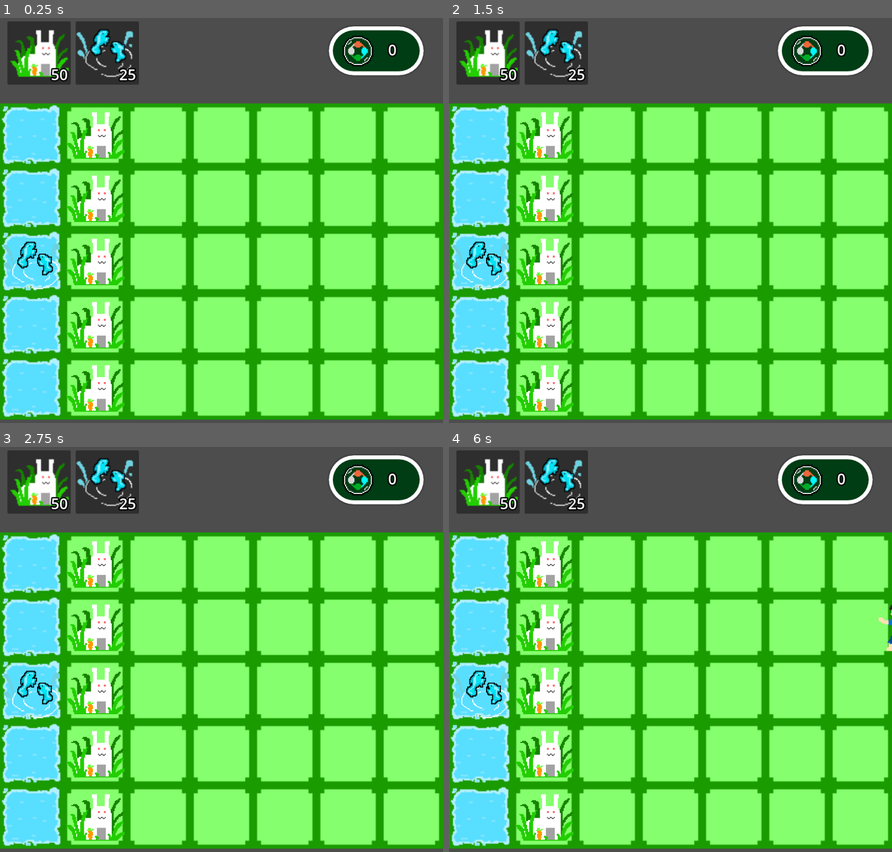
Above: before the commit, frames 1-4 (two rows, left to right).
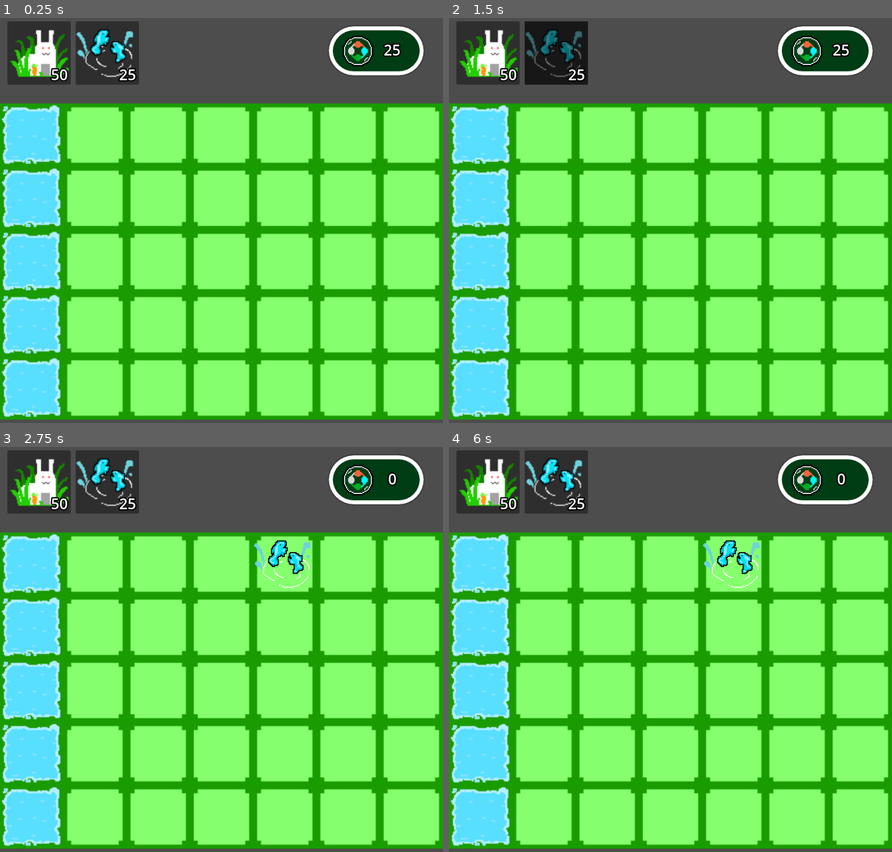
Above: after the commit, the same moments.

Repository: DevTakao/my-td
Game: Godot game, scene res://main.tscn
Two runs of this game, one before a commit and one after it. Both use one fixed random seed, a clock stepped at 60 frames per second and the inputs below.
Inputs (mouse positions are in pixels of both pictures, inside the frame that each line leads up to):
- Up to frame 1 (0.25 s): no input
- Up to frame 2 (1.5 s): tap Enter at 0.5 s; move the mouse to (488, 54) at 0.52 s; click (488, 54) at 0.67 s; tap Space at 1.25 s; move the mouse to (555, 54) at 1.27 s; click (555, 54) at 1.42 s
- Up to frame 3 (2.75 s): tap Enter at 2 s; move the mouse to (265, 552) at 2.02 s; click (265, 552) at 2.17 s
- Up to frame 4 (6 s): tap Space at 2.75, 4.25 s; move the mouse to (648, 726) at 2.77 s; click (648, 726) at 2.92 s; tap Enter at 3.5 s; move the mouse to (803, 706) at 3.52 s; click (803, 706) at 3.67 s; move the mouse to (537, 584) at 4.27 s; click (537, 584) at 4.42 s; move the mouse to (692, 645) at 5.02 s; click (692, 645) at 5.17 s; move the mouse to (604, 540) at 5.77 s; click (604, 540) at 5.92 s

The runs differ from the first frame. In frame 1, 5.4% of the frame differs, in the area x 0-91%, y 6-98%; in frame 2, 5.9%, in the area x 0-91%, y 0-98%; in frame 3, 5.8%; in frame 4, 5.9%.

Commit message:
fix: wave bug and cell 0,0 bug

Diff:
--- a/GameManager.gd
+++ b/GameManager.gd
@@ -4,7 +4,7 @@
 var action = 'default'
 var picked_defender = null
 
-var collected_essence = 0
+var collected_essence = 25
 var pending_cost = 0
 
 func check_enough_essence(cost: int):
--- a/defenders/defender_placer.gd
+++ b/defenders/defender_placer.gd
@@ -20,7 +20,7 @@
 	return clicked_cell
 
 func add_defender_to_cell(defender: Node, cell: Vector2i):
-	if cell:
+	if cell is Vector2i:
 		var cell_position = TILEMAP.map_to_local(cell)
 		defender.position = cell_position
 		TILEMAP.add_child(defender)
--- a/enemies/enemy_spawner.gd
+++ b/enemies/enemy_spawner.gd
@@ -11,7 +11,6 @@
 	if (spawn_queue.is_empty()):
 		pass
 	else:
-		print("spawn")
 		var ENEMY = spawn_queue.pop_front()
 		var enemy = ENEMY.instantiate()
 		enemy.position = position
--- a/main.tscn
+++ b/main.tscn
@@ -111,7 +111,6 @@
 
 [node name="DefenderTileMapLayer" type="TileMapLayer" parent="."]
 scale = Vector2(2, 2)
-tile_map_data = PackedByteArray("AAAAAAIAAgAAAAAAAQAAAAMAAgAAAAAAAQAAAAQAAgAAAAAAAQAAAAEAAgAAAAAAAQAAAAAAAgAAAAAAAQA=")
 tile_set = SubResource("TileSet_eulae")
 
 [node name="GameOverArea" parent="DefenderTileMapLayer" instance=ExtResource("7_klegr")]
@@ -119,7 +118,6 @@
 scale = Vector2(0.5, 0.5)
 
 [node name="DefenderPlacer2" parent="DefenderTileMapLayer" instance=ExtResource("11_cqyyk")]
-visible = true
 
 [node name="EnemySpawners" type="Node2D" parent="DefenderTileMapLayer"]
 position = Vector2(0, 1)
@@ -143,8 +141,5 @@
 [node name="EnemySpawner5" parent="DefenderTileMapLayer/EnemySpawners" instance=ExtResource("5_no8vd")]
 position = Vector2(416, 284)
 
-[node name="Fishies" parent="DefenderTileMapLayer" instance=ExtResource("9_6d3gg")]
-position = Vector2(-29.5, 164)
-
 [connection signal="game_over" from="DefenderTileMapLayer/GameOverArea" to="." method="_on_game_over_area_game_over"]
 [connection signal="timeout" from="DefenderTileMapLayer/EnemySpawners/WaveTimer" to="DefenderTileMapLayer/EnemySpawners" method="_on_wave_timer_timeout"]
--- a/wave_spawner.gd
+++ b/wave_spawner.gd
@@ -11,31 +11,39 @@
 	var spawner5 = get_node("EnemySpawner5")
 	spawners = [spawner1, spawner2, spawner3, spawner4, spawner5]
 
+const WAVE_DELAY = 30
+
 const WAVE_1 = {
-	"starts_at": 5,
+	"starts_at": WAVE_DELAY + 1,
 	"mobs": [[AXEMAN, 1]]
 }
 
 const WAVE_2 = {
-	"starts_at": 10,
+	"starts_at": WAVE_DELAY + 20,
+	"mobs": [[AXEMAN, 2]]
+}
+
+const WAVE_3 = {
+	"starts_at": WAVE_DELAY + 40,
 	"mobs": [[AXEMAN, 5]]
 }
 
-const WAVE_3 = {
-	"starts_at": 15,
-	"mobs": [[AXEMAN, 15]]
+const WAVE_4 = {
+	"starts_at": WAVE_DELAY + 60,
+	"mobs": [[AXEMAN, 10]]
 }
 
-const WAVE_4 = {
-	"starts_at": 15,
-	"mobs": [[AXEMAN, 100]]
+const WAVE_5 = {
+	"starts_at": WAVE_DELAY + 80,
+	"mobs": [[AXEMAN, 5]]
 }
 
 const WAVES = [
 	WAVE_1,
 	WAVE_2,
 	WAVE_3,
-	WAVE_4
+	WAVE_4,
+	WAVE_5
 ]
 
 var wave_index = 0
@@ -54,8 +62,10 @@
 func summon_wave(wave):
 	for mob in wave.mobs:
 		var remaining_spawn = mob[1]
+		var spawned = 0;
 		while remaining_spawn > 0:
-			print("spawn no.", 100 - remaining_spawn)
 			var spawner = spawners.pick_random()
 			spawner.add_to_spawn_queue(mob[0])
 			remaining_spawn -= 1
+			spawned += 1
+			print("spawn no.", spawned)
